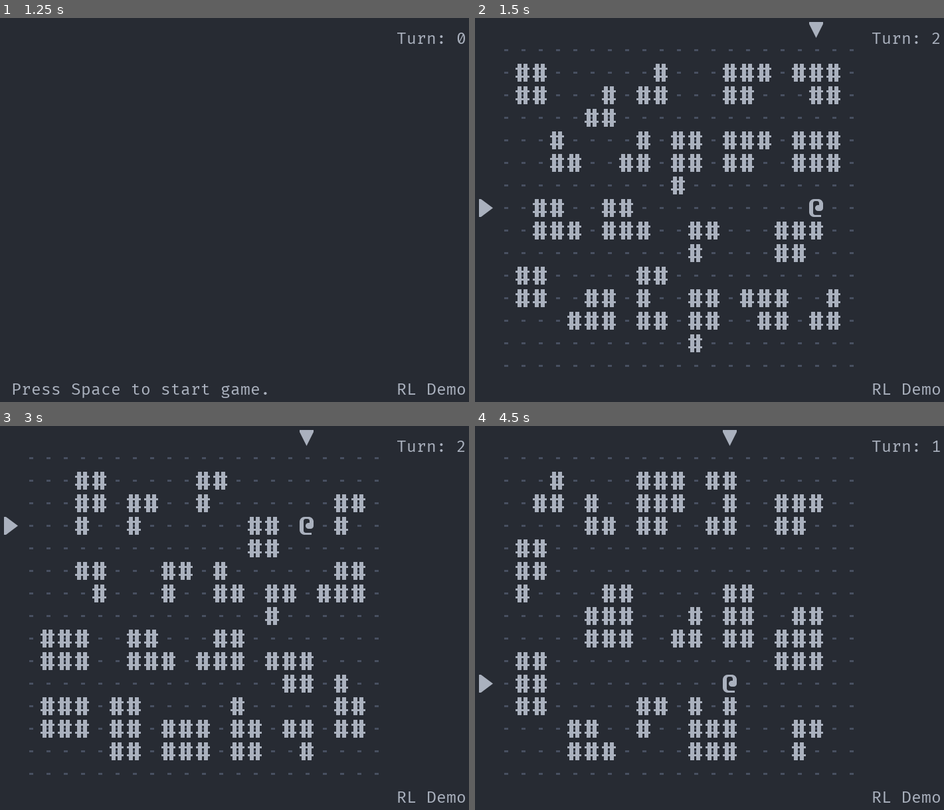
Above: before the commit, frames 1-4 (two rows, left to right).
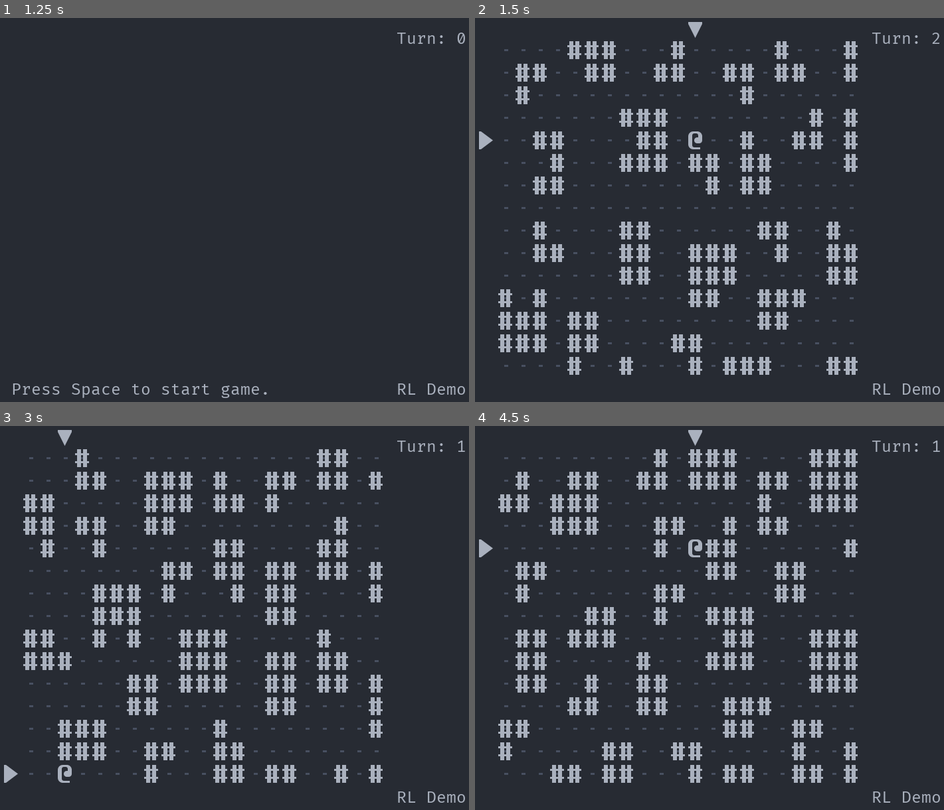
Above: after the commit, the same moments.

Repository: Bozar/OneMoreLevel
Game: Godot game, scene res://scene/main/MainScene.tscn
The game is run twice, just before and just after one commit, with the same random seed, the same clock (stepped at 60 frames per second) and the same inputs.
Inputs:
- Up to frame 1 (1.25 s): tap Space (init_world) at 0.5, 0.6 s; hold Right (move_right) from 0.53 s (still down)
- Up to frame 2 (1.5 s): tap Space (init_world) at 1.25 s; release Right (move_right) at 1.28 s; hold Down (move_down) from 1.28 s (still down); tap . (wait) at 1.35 s
- Up to frame 3 (3 s): tap Enter at 2 s; release Down (move_down) at 2.03 s; hold Right (move_right) 2.03-2.78 s; tap Space (init_world) at 2.1, 2.75 s; hold Up (move_up) from 2.78 s (still down); tap . (wait) at 2.85 s
- Up to frame 4 (4.5 s): tap Enter at 3.5 s; release Up (move_up) at 3.53 s; hold Left (move_left) from 3.53 s (still down); tap Space (init_world) at 3.6, 4.25 s; tap . (wait) at 4.35 s

Frame 1 is identical in both runs. In frame 2, 11% of the frame differs, in the area x 0-82%, y 1-93%; in frame 3, 13%, in the area x 0-100%, y 1-93%; in frame 4, 12%.

Commit message:
Silent Knight Hall: Improve dungeon generating algorithm.

Diff:
--- a/library/init/InitKnight.gd
+++ b/library/init/InitKnight.gd
@@ -35,61 +35,62 @@
 
 
 func _create_solid_wall() -> void:
-	var start_x: int = _ref_RandomNumber.get_int(0, _new_DungeonSize.MAX_X)
-	var start_y: int = _ref_RandomNumber.get_int(0, _new_DungeonSize.MAX_Y)
+	var min_start: int
+	var start_x: int
+	var start_y: int
 	var max_x: int
 	var max_y: int
 
+	var min_size: int
+	var max_size: int
+	var width: int
+	var height: int
+	var shrinked: Array
+
+	var dig: Array
+	var dig_x: int
+	var dig_y: int
+
+	# Initialize data.
+	# Start from [-1, -1] as the block will be shrinked later.
+	min_start = -1
+	start_x = _ref_RandomNumber.get_int(min_start, _new_DungeonSize.MAX_X)
+	start_y = _ref_RandomNumber.get_int(min_start, _new_DungeonSize.MAX_Y)
 	# The actual border length is from 2 to 3.
-	var min_size: int = 4
-	var max_size: int = 6
-	var width: int = _ref_RandomNumber.get_int(min_size, max_size)
-	var height: int = _ref_RandomNumber.get_int(min_size, max_size)
-
-	var dig_border: int
-	var exclude_x: int
-	var exclude_y: int
-
-	# Verify the starting point and size.
-	for x in range(start_x, start_x + width):
-		for y in range(start_y, start_y + height):
-			if (not _new_DungeonSize.is_inside_dungeon(x, y)) \
-					or _is_occupied(x, y):
-				return
+	min_size = 4
+	max_size = 6
+	width = _ref_RandomNumber.get_int(min_size, max_size)
+	height = _ref_RandomNumber.get_int(min_size, max_size)
+
+	# Verify the starting point and size. The block can extend over the edge of
+	# the map, but cannot overlap existing blocks.
+	if not _is_valid_block(start_x, start_y, width, height):
+		return
 
 	# Shrink the wall block in four directions by 1 grid.
-	start_x += 1
-	start_y += 1
-	max_x = start_x + width - 2
-	max_y = start_y + height - 2
+	shrinked = _shrink_block(start_x, start_y, width, height)
+	start_x = shrinked[0]
+	start_y = shrinked[1]
+	max_x = shrinked[2]
+	max_y = shrinked[3]
 
 	# Decide which grid to dig.
-	dig_border = _ref_RandomNumber.get_int(0, 5)
-	match dig_border:
-		# Top.
-		0:
-			exclude_x = _ref_RandomNumber.get_int(start_x, max_x)
-			exclude_y = start_y
-		# Right.
-		1:
-			exclude_x = max_x - 1
-			exclude_y = _ref_RandomNumber.get_int(start_y, max_y)
-		# Bottom.
-		2:
-			exclude_x = _ref_RandomNumber.get_int(start_x, max_x)
-			exclude_y = max_y - 1
-		# Left.
-		3:
-			exclude_x = start_x
-			exclude_y = _ref_RandomNumber.get_int(start_y, max_y)
-		# Do not dig.
-		4:
-			pass
-
+	dig = _dig_border(start_x, start_y, max_x, max_y)
+	dig_x = dig[0]
+	dig_y = dig[1]
+
+	if not _is_valid_hole(dig_x, dig_y, start_x, start_y, max_x, max_y):
+		dig_x = -1
+		dig_y = -1
+
+	# Set blueprint and dungeon board.
 	for x in range(start_x, max_x):
 		for y in range(start_y, max_y):
+			# Do not generate wall blocks outside the map.
+			if not _new_DungeonSize.is_inside_dungeon(x, y):
+				continue
 			# Every wall block might lose one grid.
-			if (x == exclude_x) and (y == exclude_y):
+			if (x == dig_x) and (y == dig_y):
 				continue
 
 			# Add wall blocks to blueprint and set dungeon board.
@@ -97,6 +98,78 @@
 					_new_MainGroupTag.BUILDING, _new_SubGroupTag.WALL,
 					x, y)
 			_occupy_position(x, y)
+
+
+func _is_valid_block(start_x: int, start_y: int, width: int, height: int) \
+		-> bool:
+	for x in range(start_x, start_x + width):
+		for y in range(start_y, start_y + height):
+			if not _new_DungeonSize.is_inside_dungeon(x, y):
+				continue
+			if _is_occupied(x, y):
+				return false
+	return true
+
+
+func _shrink_block(start_x: int, start_y: int, width: int, height: int) \
+		-> Array:
+	start_x += 1
+	start_y += 1
+	var max_x: int = start_x + width - 2
+	var max_y: int = start_y + height - 2
+
+	return [start_x, start_y, max_x, max_y]
+
+
+func _dig_border(start_x: int, start_y: int, max_x: int, max_y: int) -> Array:
+	var dig_x: int
+	var dig_y: int
+	var border: int = _ref_RandomNumber.get_int(0, 5)
+
+	match border:
+		# Top.
+		0:
+			dig_x = _ref_RandomNumber.get_int(start_x, max_x)
+			dig_y = start_y
+		# Right.
+		1:
+			dig_x = max_x - 1
+			dig_y = _ref_RandomNumber.get_int(start_y, max_y)
+		# Bottom.
+		2:
+			dig_x = _ref_RandomNumber.get_int(start_x, max_x)
+			dig_y = max_y - 1
+		# Left.
+		3:
+			dig_x = start_x
+			dig_y = _ref_RandomNumber.get_int(start_y, max_y)
+		# Do not dig.
+		4:
+			dig_x = -1
+			dig_y = -1
+
+	return [dig_x, dig_y]
+
+
+func _is_valid_hole(dig_x: int, dig_y: int, \
+		start_x: int, start_y: int, max_x: int, max_y: int) -> bool:
+	if not _new_DungeonSize.is_inside_dungeon(dig_x, dig_y):
+		return false
+
+	var neighbor: Array = [
+		[dig_x - 1, dig_y],
+		[dig_x + 1, dig_y],
+		[dig_x, dig_y - 1],
+		[dig_x, dig_y + 1],
+	]
+
+	for n in neighbor:
+		if not _new_DungeonSize.is_inside_dungeon(n[0], n[1]):
+			continue
+		elif (n[0] < start_x) or (n[0] >= max_x) \
+				or (n[1] < start_y) or (n[1] >= max_y):
+			return true
+	return false
 
 
 func _init_PC() -> void:
